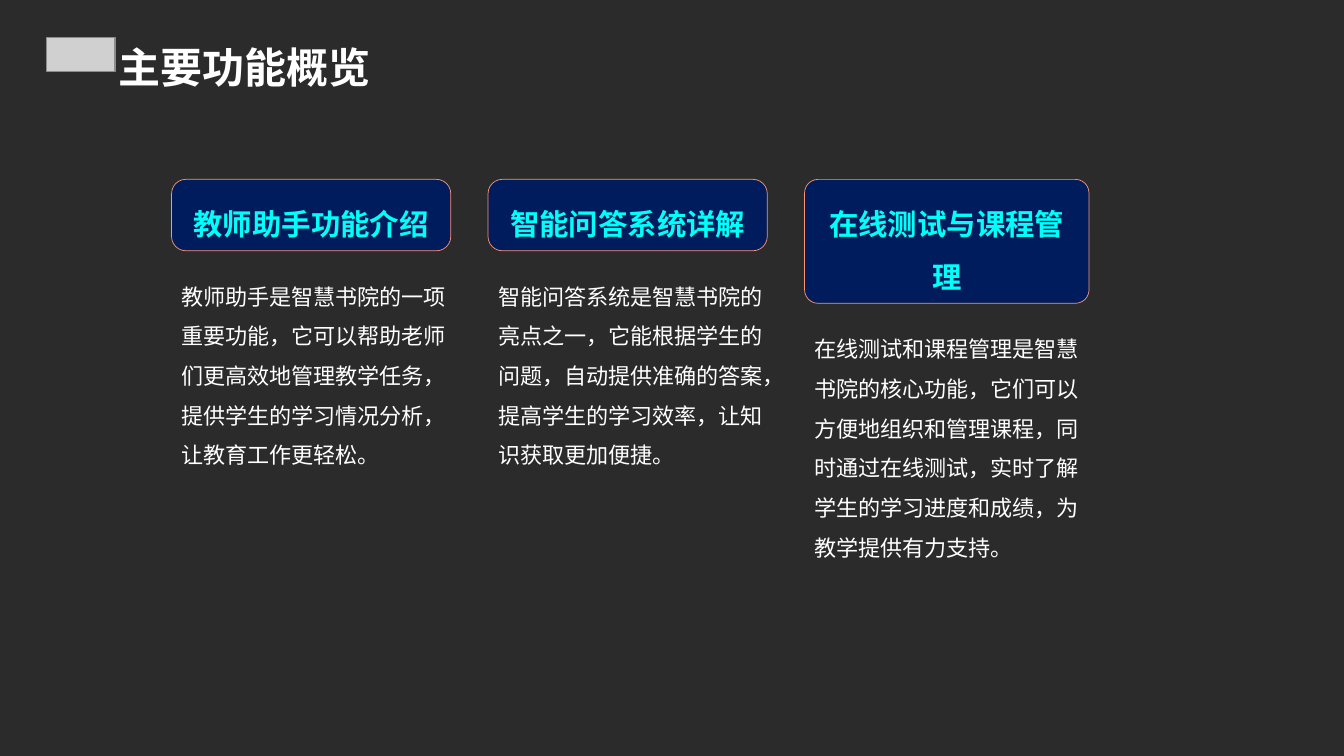
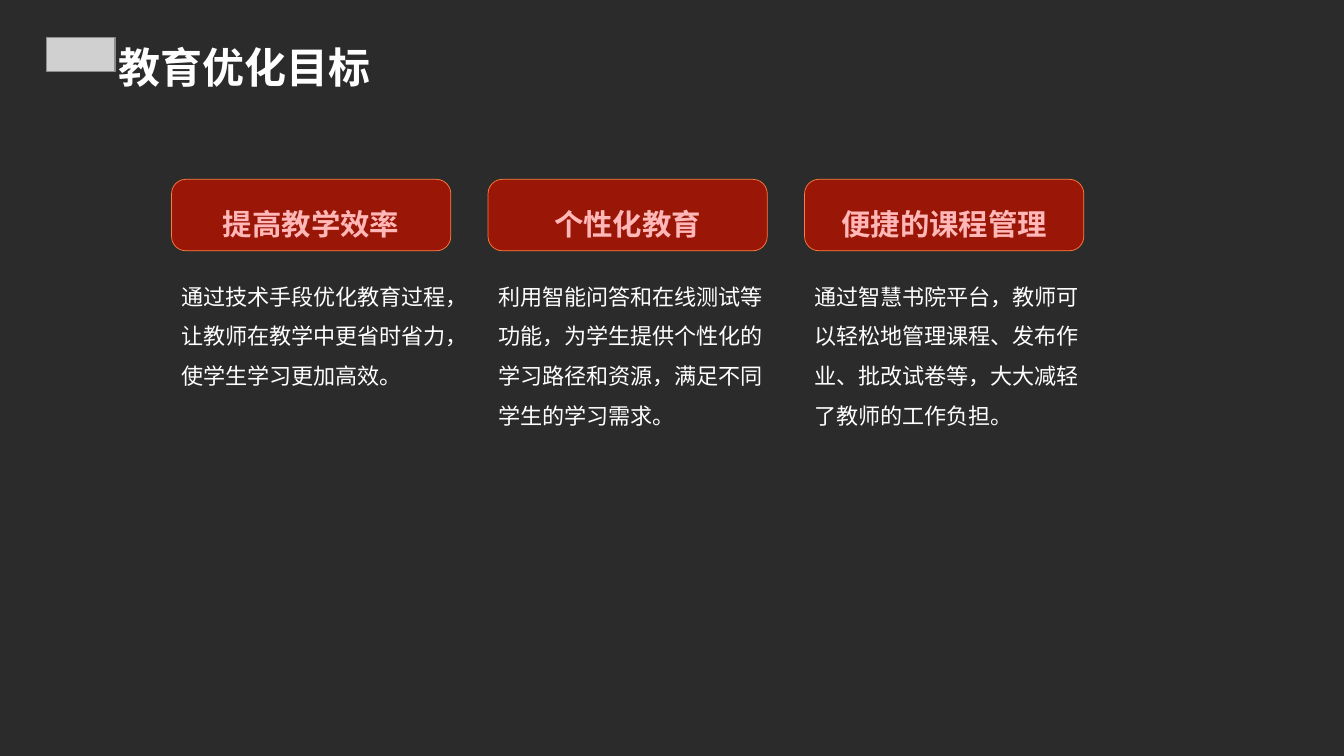
Before and after one commit to FlashLizard/Intelligent_Learning_Platform, a slide deck: slide 5 of src/generate_ppt/generate_ppt/ppttmp.ppt. Drawn at 1344x756 pixels with LibreOffice and Linux fonts; fonts in the diff are those of the drawing; grey boxes stand for pictures; background and template pictures are left out; a plain dark background stands for a picture behind light text. Boxes give left, top, right and bottom in pixels: in the first picture for what was removed or moved away, otherwise in the second. Text is boxed around its words. In the diff, an @@ line names an element or a change of style, - is before the commit and + after.

```diff
--- a/src/generate_ppt/generate_ppt/ppttmp.ppt
+++ b/src/generate_ppt/generate_ppt/ppttmp.ppt
@@ text at bbox=[118, 47, 370, 87]: text changed @@
-主要功能概览
+教育优化目标
@@ rounded rectangle "提高教学效率" at bbox=[171, 179, 451, 251]: fill #001C5C to #9A1607; outline #FE9471 0.5 pt to #FF7D3C 0.5 pt @@
@@ rounded rectangle "个性化教育" at bbox=[488, 179, 767, 251]: fill #001C5C to #9A1607; outline #FE9471 0.5 pt to #FF7D3C 0.5 pt @@
@@ rounded rectangle "便捷的课程管理": place and size @@
-rounded rectangle "便捷的课程管理" at bbox=[805, 179, 1089, 303]
+rounded rectangle "便捷的课程管理" at bbox=[805, 179, 1084, 251]
@@ rounded rectangle "便捷的课程管理" at bbox=[805, 179, 1084, 251]: fill #001C5C to #9A1607; outline #FE9471 0.5 pt to #FF7D3C 0.5 pt; proportions changed @@
@@ text in rounded rectangle at bbox=[554, 209, 701, 238]: text changed; text colour #00FFF8 to #FFB7B7 @@
-智能问答系统详解
+个性化教育
@@ text in rounded rectangle at bbox=[223, 210, 399, 238]: text changed; text colour #00FFF8 to #FFB7B7 @@
-教师助手功能介绍
+提高教学效率
@@ text in rounded rectangle at bbox=[841, 210, 1047, 238]: text changed; text colour #00FFF8 to #FFB7B7 @@
-在线测试与课程管理
+便捷的课程管理
@@ text at bbox=[182, 286, 468, 386]: text changed @@
-教师助手是智慧书院的一项重要功能，它可以帮助老师们更高效地管理教学任务，提供学生的学习情况分析，让教育工作更轻松。
+通过技术手段优化教育过程，让教师在教学中更省时省力，使学生学习更加高效。
@@ text at bbox=[498, 286, 762, 426]: text changed @@
-智能问答系统是智慧书院的亮点之一，它能根据学生的问题，自动提供准确的答案，提高学生的学习效率，让知识获取更加便捷。
+利用智能问答和在线测试等功能，为学生提供个性化的学习路径和资源，满足不同学生的学习需求。
@@ text at bbox=[815, 286, 1079, 426]: text changed @@
-在线测试和课程管理是智慧书院的核心功能，它们可以方便地组织和管理课程，同时通过在线测试，实时了解学生的学习进度和成绩，为教学提供有力支持。
+通过智慧书院平台，教师可以轻松地管理课程、发布作业、批改试卷等，大大减轻了教师的工作负担。
```
Also in this commit, not shown: 18 other slides changed, 1 slide added, 4 slides removed, 5 other files.
